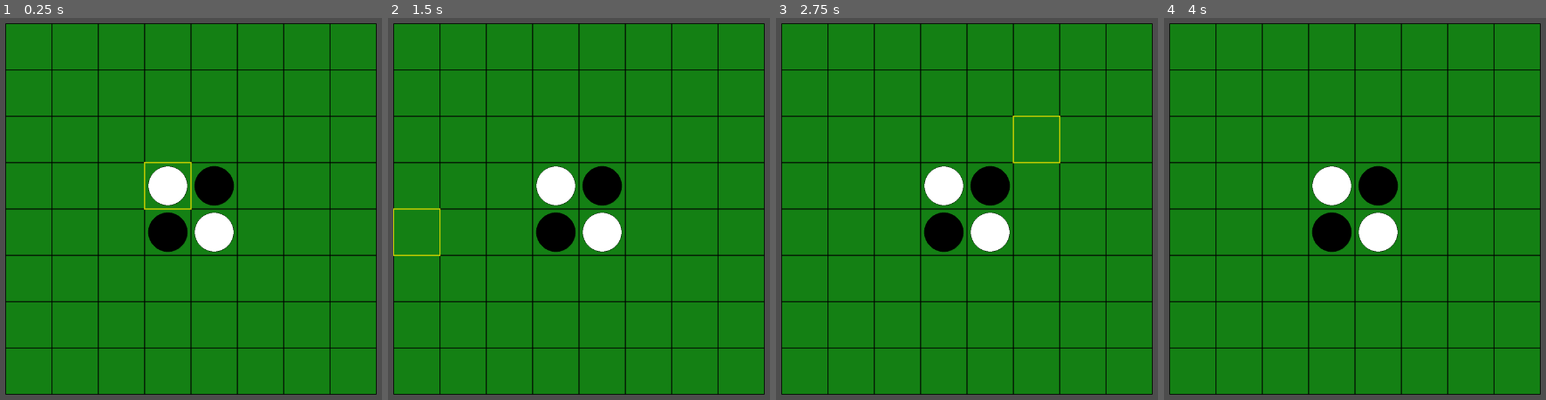
Above: before the commit, frames 1-4 (left to right).
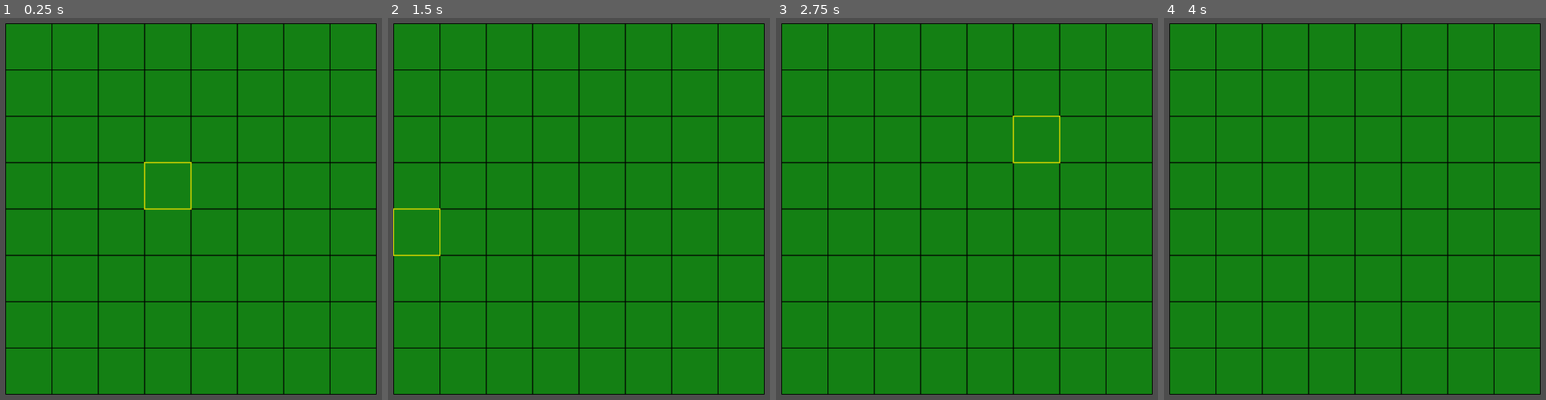
Above: after the commit, the same moments.

Repository: syun77/gd_realtime_reversi
Game: Godot game, scene res://src/scenes/Main.tscn
Same seed, same stepped clock (60 frames per second), same inputs: the game is played once before the commit and once after it.
Inputs (mouse positions are in pixels of both pictures, inside the frame that each line leads up to):
- Up to frame 1 (0.25 s): no input
- Up to frame 2 (1.5 s): tap Enter at 0.5 s; move the mouse to (731, 189) at 0.52 s; tap Space at 1.25 s; move the mouse to (437, 228) at 1.27 s
- Up to frame 3 (2.75 s): tap Enter at 2 s; move the mouse to (1035, 121) at 2.02 s
- Up to frame 4 (4 s): tap Space at 2.75 s; move the mouse to (1320, 289) at 2.77 s; tap Enter at 3.5 s; move the mouse to (outside the picture) at 3.52 s

The runs differ from the first frame. In frame 1, 3.4% of the frame differs, in the area x 38-62%, y 38-62%; in frame 2, 3.4%; in frame 3, 3.4%; in frame 4, 3.4%.
Error after the commit: Parse Error: Class "Stone" hides a global script class. (res://src/objects/Stone.gd:5)

Commit message:
石の描画を Stone に移行

Diff:
--- /dev/null
+++ b/gd-realtime-reversi/src/objects/Stone.gd
@@ -0,0 +1,35 @@
+extends Node2D
+# ================================================
+# 石クラス.
+# ================================================
+class_name Stone
+
+enum eType {
+	EMPTY = 0,
+	BLACK = 1,
+	WHITE = 2,
+}
+
+var _type := eType.EMPTY
+var _center := Vector2.ZERO
+var _radius := 0.0
+
+func set_draw_info(center: Vector2, radius: float, type: eType) -> void:
+	_center = center
+	_radius = radius
+	_type = type
+
+func _process(_delta: float) -> void:
+	queue_redraw()
+
+func _draw() -> void:
+	var stone_border := Color(0, 0, 0, 0.6)
+	# 外枠で立体感
+	draw_circle(_center + Vector2(1, 1), _radius, Color(0, 0, 0, 0.12))
+	# 石本体
+	var fill := Color(0, 0, 0)
+	if _type == eType.WHITE:
+		fill = Color(1, 1, 1)
+	draw_circle(_center, _radius, fill)
+	# 輪郭
+	draw_circle(_center, _radius, stone_border, false)
--- /dev/null
+++ b/gd-realtime-reversi/src/objects/Stone.tscn
@@ -0,0 +1,6 @@
+[gd_scene format=3 uid="uid://nxxb7m37rymb"]
+
+[ext_resource type="Script" uid="uid://dgddw15unwrxx" path="res://src/objects/Stone.gd" id="1_kk766"]
+
+[node name="Stone" type="Node2D" unique_id=110146873]
+script = ExtResource("1_kk766")
--- a/gd-realtime-reversi/src/scenes/Main.gd
+++ b/gd-realtime-reversi/src/scenes/Main.gd
@@ -4,15 +4,13 @@
 # ================================================
 const BOARD_SIZE := 8
 
-# コマの種別.
-enum eReversi {
-	EMPTY = 0,
-	BLACK = 1,
-	WHITE = 2,
-}
+const STONE_OBJ = preload("res://src/objects/Stone.tscn")
 
-var board := Array2D.new(BOARD_SIZE, BOARD_SIZE, eReversi.EMPTY)
-var mouse_pos := Vector2.ZERO
+@onready var stone_layer := $StoneLayer # 石の描画用レイヤー.
+
+var board := Array2D.new(BOARD_SIZE, BOARD_SIZE, Stone.eType.EMPTY) # 盤面データ.
+var mouse_pos := Vector2.ZERO # マウス位置.
+var stone_map:Dictionary[int, Stone] = {} # 石のインスタンス管理用マップ.
 
 # 開始.
 func _ready() -> void:
@@ -22,14 +20,34 @@
 # 盤面の初期化.
 func _init_board() -> void:
 	# 初期化.
-	board.fill(eReversi.EMPTY)
+	board.fill(Stone.eType.EMPTY)
 
 	# 初期配置（中央に4つ）
 	var mid := int(BOARD_SIZE / 2.0)
-	board.setv(mid - 1, mid - 1, eReversi.WHITE)
-	board.setv(mid, mid, eReversi.WHITE)
-	board.setv(mid - 1, mid, eReversi.BLACK)
-	board.setv(mid, mid - 1, eReversi.BLACK)
+	place_stone(mid - 1, mid - 1, Stone.eType.WHITE)
+	place_stone(mid, mid, Stone.eType.WHITE)
+	place_stone(mid - 1, mid, Stone.eType.BLACK)
+	place_stone(mid, mid - 1, Stone.eType.BLACK)
+
+# 石を置く.
+func place_stone(x: int, y: int, type: Stone.eType) -> void:
+	if not board.is_valid(x, y):
+		return # 範囲外は無視.
+
+	var index := board.pos_to_index(Vector2i(x, y))
+	var stone: Stone = stone_map.get(index)
+	if stone == null:
+		# 新規に石を作成して配置.
+		stone = STONE_OBJ.instantiate() as Stone
+		stone_layer.add_child(stone)
+		stone_map[index] = stone
+	board.setv(x, y, type)
+
+	var cell_size = _get_cell_size() # セルサイズを更新.
+	var start := _get_board_start()
+	var center := start + Vector2(x * cell_size + cell_size / 2.0, y * cell_size + cell_size / 2.0)
+	var radius: float = cell_size * 0.42
+	stone.set_draw_info(center, radius, type) # 描画情報を更新.
 
 # 更新.
 func _process(_delta: float) -> void:
@@ -39,15 +57,23 @@
 	# 描画更新.
 	queue_redraw()
 
-func _draw() -> void:
-	# ウィンドウサイズに合わせて盤面を中央に描画する
+func _get_cell_size() -> float:
 	var vp_size := get_viewport_rect().size
 	var margin := 20.0 # 盤面周りの余白
+	return min((vp_size.x - margin * 2) / BOARD_SIZE, (vp_size.y - margin * 2) / BOARD_SIZE)
+
+func _get_board_start() -> Vector2:
+	var vp_size := get_viewport_rect().size
+	var cell_size := _get_cell_size()
+	var board_pixel := cell_size * BOARD_SIZE
+	return (vp_size - Vector2(board_pixel, board_pixel)) / 2.0
+
+func _draw() -> void:
 	# 盤面のセルサイズを計算
-	var cell_size: float = min((vp_size.x - margin * 2) / BOARD_SIZE, (vp_size.y - margin * 2) / BOARD_SIZE)
+	var cell_size: float = _get_cell_size()
 	# 盤面全体のサイズ.
 	var board_pixel := cell_size * BOARD_SIZE
-	var start := (vp_size - Vector2(board_pixel, board_pixel)) / 2.0
+	var start := _get_board_start()
 
 	# 背景（緑）
 	var board_rect := Rect2(start, Vector2(board_pixel, board_pixel))
@@ -62,25 +88,6 @@
 		var y := start.y + i * cell_size
 		draw_line(Vector2(start.x, y), Vector2(start.x + board_pixel, y), line_color, line_width)
 
-	# 石の描画
-	var stone_border := Color(0, 0, 0, 0.6)
-	for r in range(BOARD_SIZE):
-		for c in range(BOARD_SIZE):
-			var v := board.getv(r, c)
-			if v == eReversi.EMPTY:
-				continue
-			var center := start + Vector2(c * cell_size + cell_size / 2.0, r * cell_size + cell_size / 2.0)
-			var radius := cell_size * 0.42
-			# 外枠で立体感
-			draw_circle(center + Vector2(1, 1), radius, Color(0, 0, 0, 0.12))
-			# 石本体
-			var fill := Color(0, 0, 0)
-			if v == eReversi.WHITE:
-				fill = Color(1, 1, 1)
-			draw_circle(center, radius, fill)
-			# 輪郭
-			draw_circle(center, radius, stone_border, false)
-
 	# マウス位置にグリッド線を描画.
 	_draw_mouse_cursor_grid(start, cell_size)
 
--- a/gd-realtime-reversi/src/scenes/Main.tscn
+++ b/gd-realtime-reversi/src/scenes/Main.tscn
@@ -4,3 +4,5 @@
 
 [node name="Main" type="Node2D" unique_id=267920379]
 script = ExtResource("1_x4os5")
+
+[node name="StoneLayer" type="CanvasLayer" parent="." unique_id=86260554]
--- a/gd-realtime-reversi/src/utils/Array2D.gd
+++ b/gd-realtime-reversi/src/utils/Array2D.gd
@@ -41,6 +41,16 @@
 func setv_pos(pos:Vector2i, value:int) -> void:
 	setv(pos.x, pos.y, value)
 
+# インデックス座標を取得.
+func index_to_pos(index:int) -> Vector2i:
+	var x := index % width
+	var y := int(1.0 * index / width)
+	return Vector2i(x, y)
+
+# 座標をインデックスに変換.
+func pos_to_index(pos:Vector2i) -> int:
+	return (pos.y * width) + pos.x
+
 func foreach(function:Callable) -> void:
 	for y in range(height):
 		for x in range(width):
--- /dev/null
+++ b/gd-realtime-reversi/src/utils/Stone.gd
@@ -0,0 +1,21 @@
+extends Node
+# 石（コマンド用ユーティリティ）
+class_name Stone
+
+enum eType {
+    EMPTY = 0,
+    BLACK = 1,
+    WHITE = 2
+}
+
+static func draw(canvas: Node2D, center: Vector2, radius: float, typ: int) -> void:
+    var stone_border := Color(0, 0, 0, 0.6)
+    # 外枠で立体感
+    canvas.draw_circle(center + Vector2(1, 1), radius, Color(0, 0, 0, 0.12))
+    # 石本体
+    var fill := Color(0, 0, 0)
+    if typ == eType.WHITE:
+        fill = Color(1, 1, 1)
+    canvas.draw_circle(center, radius, fill)
+    # 輪郭
+    canvas.draw_circle(center, radius, stone_border, false)
Not shown, added: gd-realtime-reversi/src/objects/Stone.gd.uid
Not shown, added: gd-realtime-reversi/src/utils/Stone.gd.uid
